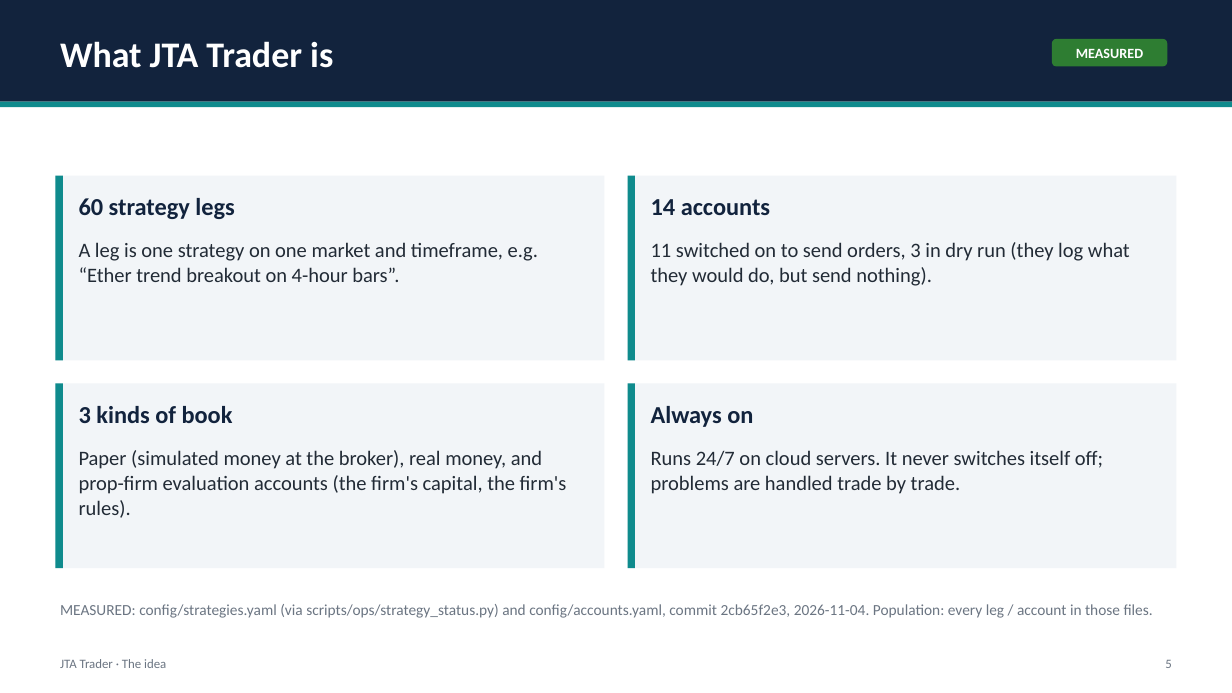
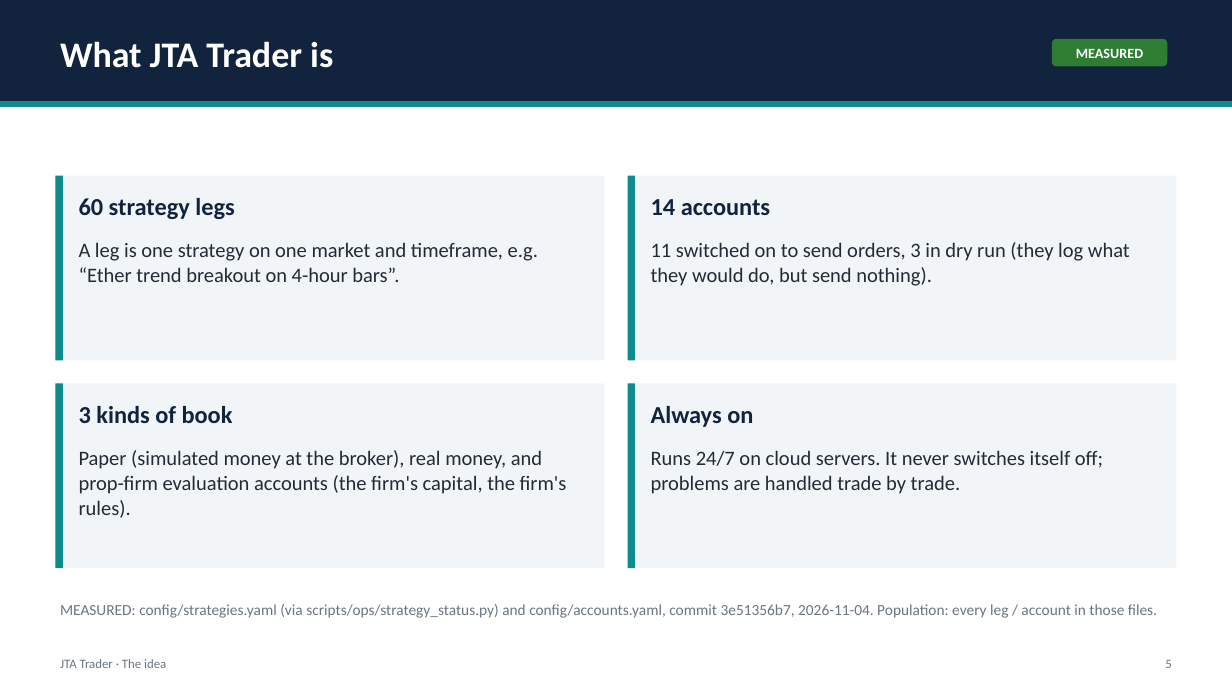
Before and after one commit to benbaichmankass/JTA-Trader, a slide deck: slide 5 of docs/pitch/jta-trader-pitch-deck.pptx. Drawn at 1232x693 pixels with LibreOffice and Linux fonts; fonts in the diff are those of the drawing. Boxes give left, top, right and bottom in pixels: in the first picture for what was removed or moved away, otherwise in the second. Text is boxed around its words. In the diff, an @@ line names an element or a change of style, - is before the commit and + after.

```diff
--- a/docs/pitch/jta-trader-pitch-deck.pptx
+++ b/docs/pitch/jta-trader-pitch-deck.pptx
@@ text at (60, 604, 1157, 618): text changed @@
-MEASURED: config/strategies.yaml (via scripts/ops/strategy_status.py) and config/accounts.yaml, commit 2cb65f2e3, 2026-11-04. Population: every leg / account in those files.
+MEASURED: config/strategies.yaml (via scripts/ops/strategy_status.py) and config/accounts.yaml, commit 3e51356b7, 2026-11-04. Population: every leg / account in those files.
```
Also in this commit, not shown: 7 other slides changed, 2 other files.
